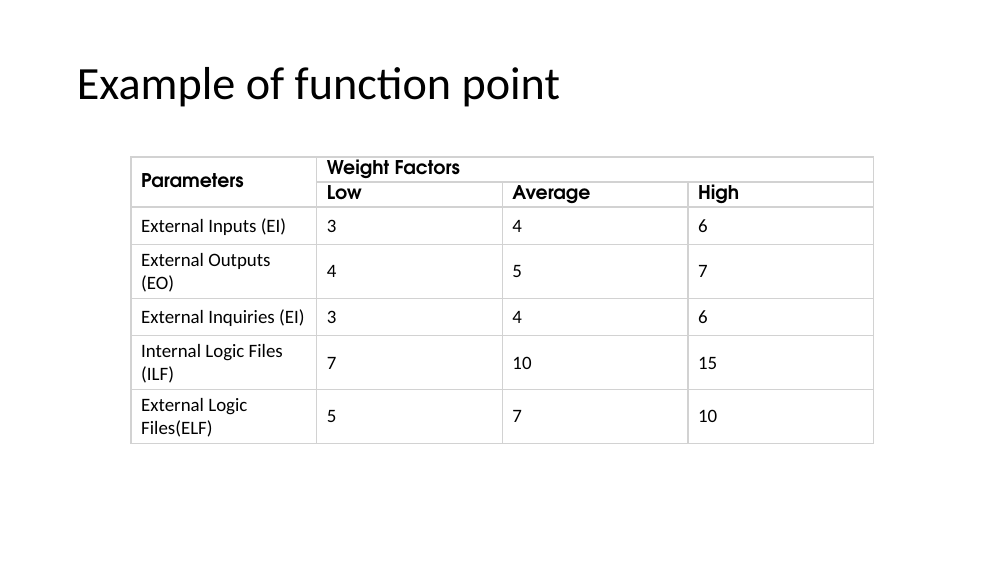
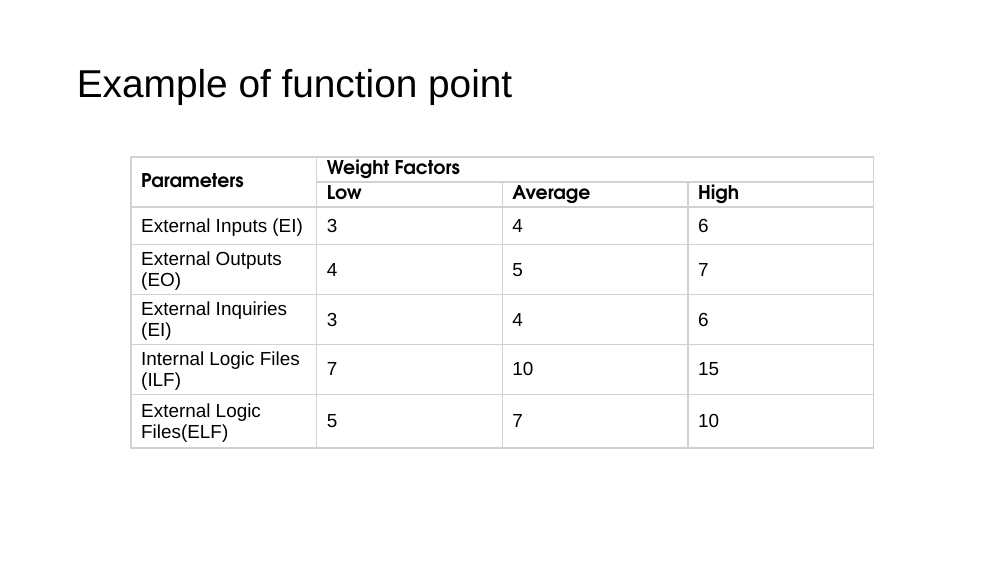
Before and after one commit to vk0810-k/College-B.Tech, a slide deck: slide 31 of Fourth Year/SEM VIII/IT Project Management - Prof. Asha Rawat/Ppt's/Unit 1.pptx (slide 30 before the commit). Drawn at 1008x567 pixels with LibreOffice and Linux fonts; fonts in the diff are those of the drawing. Boxes give left, top, right and bottom in pixels: in the first picture for what was removed or moved away, otherwise in the second. Text is boxed around its words. In the diff, an @@ line names an element or a change of style, - is before the commit and + after.

```diff
--- a/Fourth Year/SEM VIII/IT Project Management - Prof. Asha Rawat/Ppt's/Unit 1.pptx
+++ b/Fourth Year/SEM VIII/IT Project Management - Prof. Asha Rawat/Ppt's/Unit 1.pptx
@@ title "Example of function point" at (77, 69, 512, 104): size 44 to 37 pt, font Calibri to Arial @@
@@ table at (132, 157, 876, 446) @@
@@ font Calibri to Arial in "External Inputs (EI)", "3", "4", "6" and 16 more places @@
```
Also in this commit, not shown: 42 other slides changed, 9 slides added, 2 slides removed, 8 other files.
